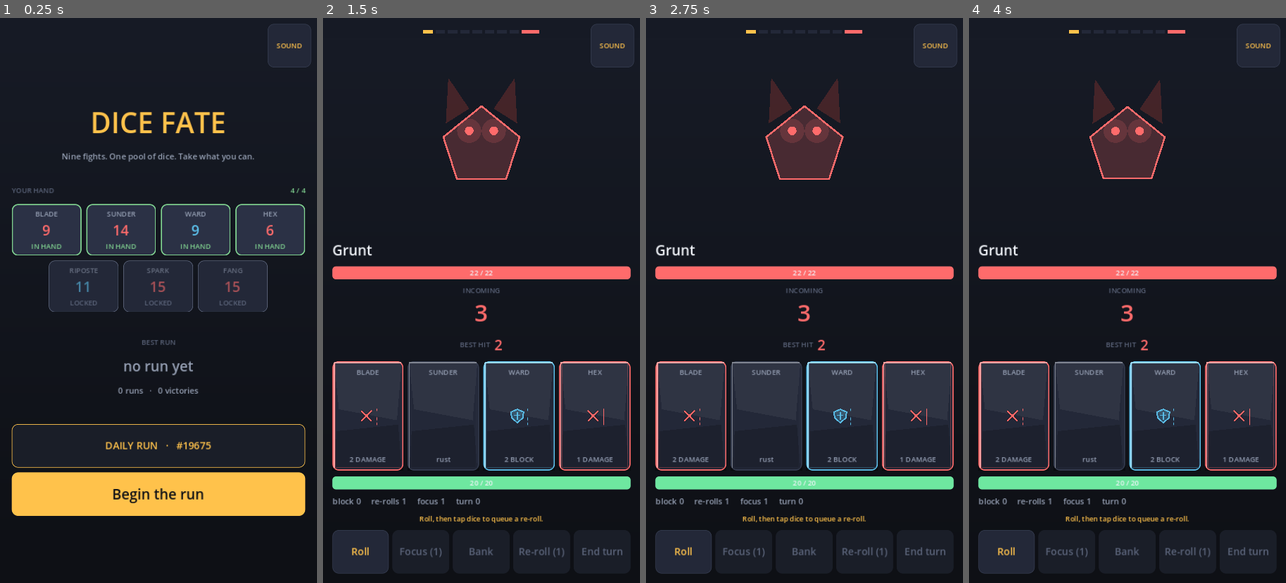
Above: before the commit, frames 1-4 (left to right).
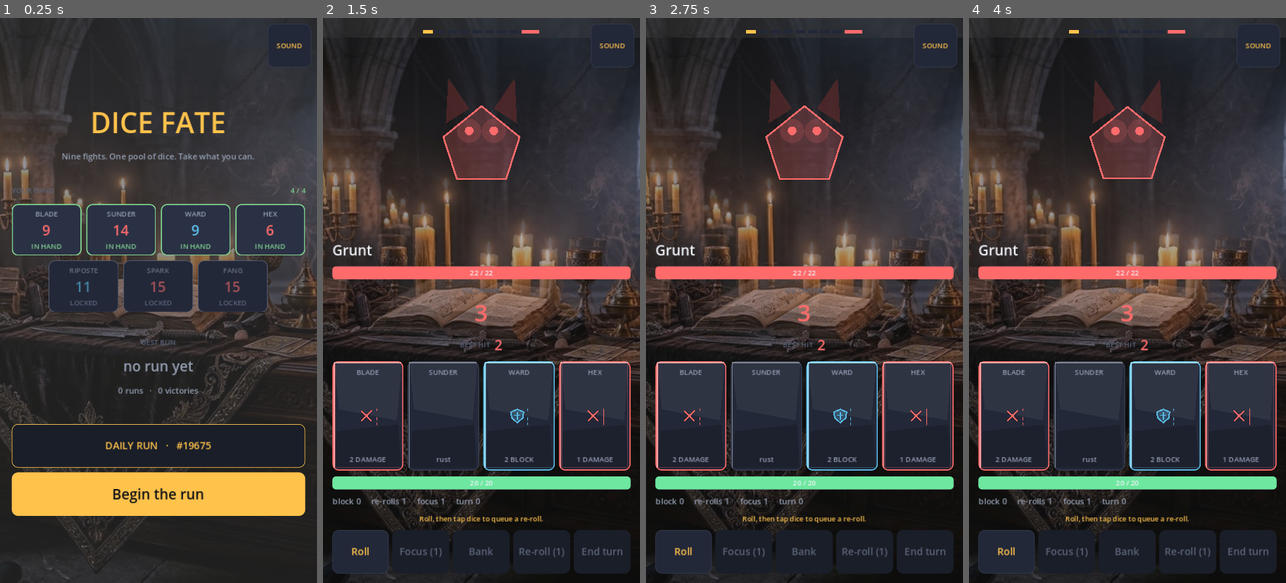
Above: after the commit, the same moments.

Repository: locionic/make-games
Game: Godot game, scene res://main.tscn
Two runs of this game, one before a commit and one after it. Both use one fixed random seed, a clock stepped at 60 frames per second and the inputs below.
Inputs (mouse positions are in pixels of both pictures, inside the frame that each line leads up to):
- Up to frame 1 (0.25 s): no input
- Up to frame 2 (1.5 s): click "Begin the run" at 0.5 s; click (367, 413) at 1.27 s
- Up to frame 3 (2.75 s): click (766, 413) at 2.02 s
- Up to frame 4 (4 s): click (1165, 413) at 2.77 s; click (1241, 413) at 3.52 s

The runs differ from the first frame. In frame 1, 39% of the frame differs, in the area x 0-100%, y 0-100%; in frame 2, 33%; in frame 3, 33%; in frame 4, 33%.

Commit message:
feat(visuals): integrate 19 dark fantasy illustrated portraits, dice icons, and occult altar textures

Diff:
--- /dev/null
+++ b/art_helper.gd
@@ -0,0 +1,64 @@
+extends RefCounted
+
+## Helper for loading and rendering illustrated dark-fantasy sprites and textures in Dice Fate.
+
+static var _icon_tex := {}
+static var _monster_tex := {}
+
+static func get_icon_texture(k: int) -> Texture2D:
+	if _icon_tex.has(k):
+		return _icon_tex[k]
+	var path := ""
+	match k:
+		1: path = "res://assets/sprites/icon_blade.png"
+		2: path = "res://assets/sprites/icon_ward.png"
+		3: path = "res://assets/sprites/icon_hex.png"
+		4: path = "res://assets/sprites/icon_focus.png"
+	if path != "" and ResourceLoader.exists(path):
+		var t = ResourceLoader.load(path)
+		if t is Texture2D:
+			_icon_tex[k] = t
+			return t
+	return null
+
+static func draw_die_icon(ci: CanvasItem, kind: int, o: Vector2, s: float) -> bool:
+	var tex := get_icon_texture(kind)
+	if tex != null:
+		ci.draw_texture_rect(tex, Rect2(o, Vector2(s, s)), false)
+		return true
+	return false
+
+static func get_monster_texture(behavior: int, is_boss: bool) -> Texture2D:
+	var key: String = ("boss" if is_boss else str(behavior))
+	if _monster_tex.has(key):
+		return _monster_tex[key]
+	var path := ""
+	if is_boss:
+		path = "res://assets/sprites/monster_devourer.png"
+	else:
+		match behavior:
+			1: # ARMOR_GROW / BRACE
+				path = "res://assets/sprites/monster_stone_sentinel.png"
+			2: # LIFESTEAL
+				path = "res://assets/sprites/monster_blood_cultist.png"
+			3: # CURSE
+				path = "res://assets/sprites/monster_hexweaver.png"
+			4: # ENRAGE
+				path = "res://assets/sprites/monster_devourer.png"
+			_:
+				path = "res://assets/sprites/monster_goblin_thief.png"
+	if path != "" and ResourceLoader.exists(path):
+		var t = ResourceLoader.load(path)
+		if t is Texture2D:
+			_monster_tex[key] = t
+			return t
+	return null
+
+static func draw_monster_sigil(ci: CanvasItem, behavior: int, is_boss: bool, at: Vector2, rr: float) -> bool:
+	var m_tex := get_monster_texture(behavior, is_boss)
+	if m_tex != null:
+		var side: float = rr * 2.2
+		var m_rect := Rect2(at.x - side * 0.5, at.y - side * 0.5, side, side)
+		ci.draw_texture_rect(m_tex, m_rect, false)
+		return true
+	return false
--- a/theme.gd
+++ b/theme.gd
@@ -157,6 +157,19 @@
 ## The full-screen backdrop: a near-black gradient, darker at the bottom, so the
 ## screen is not one flat slab of grey.
 static func backdrop() -> TextureRect:
+	var tr := TextureRect.new()
+	var path := "res://assets/textures/bg_altar_table.png"
+	if ResourceLoader.exists(path):
+		var tex = ResourceLoader.load(path)
+		if tex is Texture2D:
+			tr.texture = tex
+			tr.expand_mode = TextureRect.EXPAND_IGNORE_SIZE
+			tr.stretch_mode = TextureRect.STRETCH_KEEP_ASPECT_COVERED
+			tr.set_anchors_preset(Control.PRESET_FULL_RECT)
+			tr.mouse_filter = Control.MOUSE_FILTER_IGNORE
+			tr.modulate = Color(0.75, 0.75, 0.85, 0.60)
+			return tr
+
 	var g := Gradient.new()
 	g.set_color(0, Color("#171b26"))
 	g.set_color(1, BG)
@@ -167,7 +180,6 @@
 	tex.fill_from = Vector2(0, 0)
 	tex.fill_to = Vector2(0, 1)
 
-	var tr := TextureRect.new()
 	tr.texture = tex
 	tr.stretch_mode = TextureRect.STRETCH_SCALE
 	tr.set_anchors_preset(Control.PRESET_FULL_RECT)
Binary file added: assets/sprites/hero_bastion.png
Not shown, added: assets/sprites/hero_bastion.png.import
Binary file added: assets/sprites/hero_occultist.png
Not shown, added: assets/sprites/hero_occultist.png.import
Binary file added: assets/sprites/hero_sellsword.png
Not shown, added: assets/sprites/hero_sellsword.png.import
Binary file added: assets/sprites/icon_blade.png
Not shown, added: assets/sprites/icon_blade.png.import
Binary file added: assets/sprites/icon_bless.png
Not shown, added: assets/sprites/icon_bless.png.import
Binary file added: assets/sprites/icon_focus.png
Not shown, added: assets/sprites/icon_focus.png.import
(and 28 more such lines)
